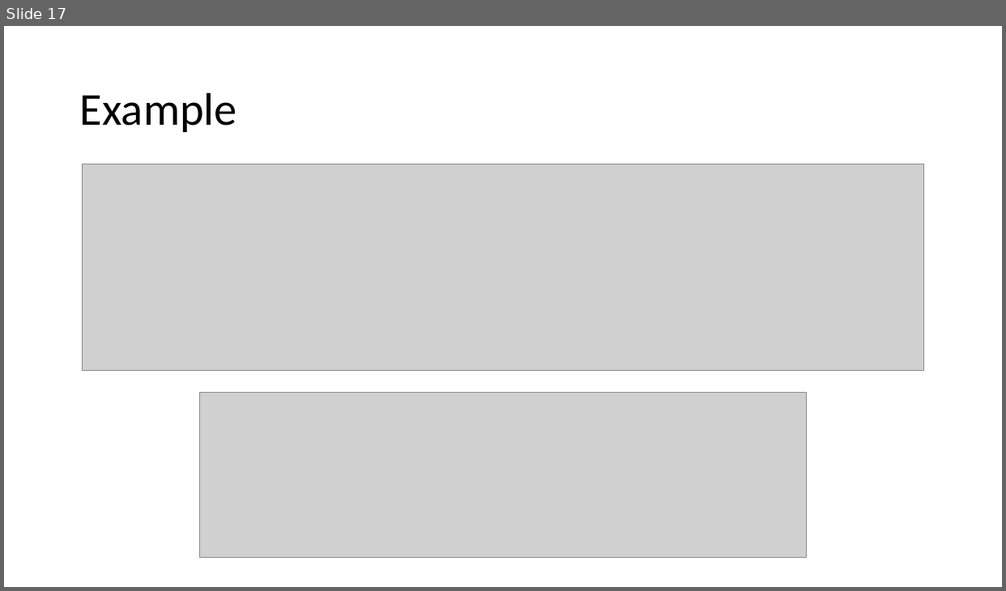
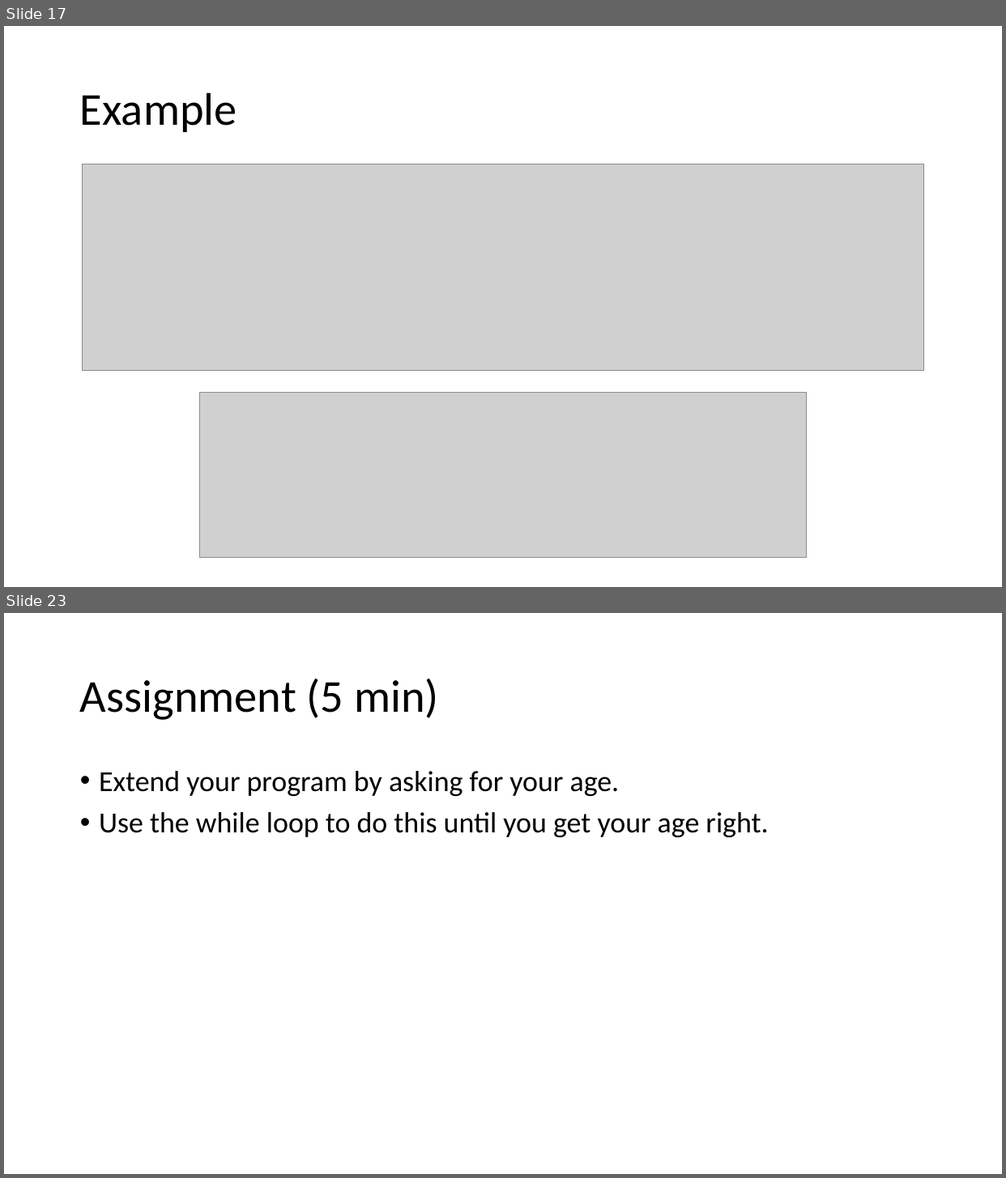
Before and after one commit to JoZonneveld/TCR-python-lessons, a slide deck: Lessons/Lesson 1/Introduction to Python.pptx. Shown one above the other, each under a label of ours: slide 17 before the commit, slides 17 and 23 after it; the slides between them are not shown. The pictures are 1006x591 and 1006x1178 pixels, drawn with LibreOffice and Linux fonts; fonts in the diff are those of the drawing; grey boxes stand for pictures. Boxes give left, top, right and bottom in pixels: in the first picture for what was removed or moved away, otherwise in the second. Text is boxed around its words. In the diff, an @@ line names an element or a change of style, - is before the commit and + after.

```diff
--- a/Lessons/Lesson 1/Introduction to Python.pptx
+++ b/Lessons/Lesson 1/Introduction to Python.pptx
@@ slide 23 added at (x1=4, y1=613, x2=1002, y2=1174), background #FFFFFF @@
@@ title added at (x1=80, y1=679, x2=439, y2=720), 44 pt, text #000000 @@
+Assignment (5 min)
@@ text added at (x1=99, y1=771, x2=768, y2=837), 28 pt, text #000000 @@
+• Extend your program by asking for your age.
+• Use the while loop to do this until you get your age right.
```
Also in this commit, not shown: 1 slide changed, 5 other slides added.
